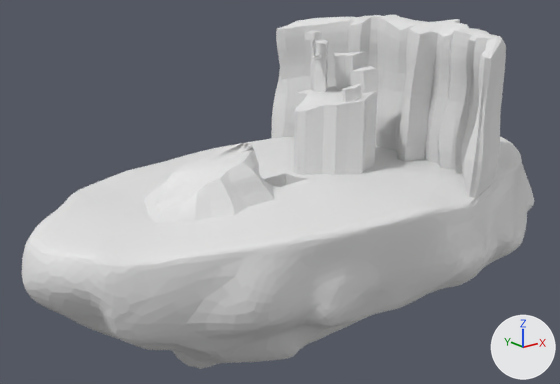
One commit to the FBX model Assets/Models/Islands/Final Island.fbx: the scene before it, then after it.
Camera for both pictures: a camera (50 mm lens) standing at (-133.8, -152.7, 59.0) and looking at (-8.3, 4.2, -3.7). Every picture has the same lights, and +X, +Y and +Z are marked at lower right. Vertices at the same position are counted once.
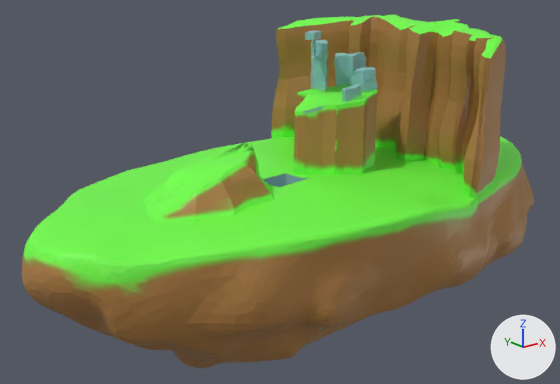
Where the change shows, as pixel boxes (x1, y1, x2, y2) in the pictures (560 x 384 px):
part 1 of me_icosphere, built on: before (311, 41, 378, 93); after (262, 40, 393, 178)
part 2 of me_icosphere, surface changed: (22, 15, 534, 369) in both
part 3 of me_icosphere, recoloured (white to green): (372, 182, 438, 227) in both

Patch to the scene script:
```diff
--- a/Assets/Models/Islands/Final Island.fbx.py
+++ b/Assets/Models/Islands/Final Island.fbx.py
@@ img_final_challenge_island_jpg @@
+img_final_challenge_island_jpg = load_image('Final Challenge Island.jpg', '../Imagens/Final Challenge Island.jpg', 1024, 1024, 'sRGB')
@@ mat_material @@
+mat_material = principled_material('Material')
+mat_material.texture = img_final_challenge_island_jpg
@@ me_icosphere @@
 # used by ob_icosphere; location = (0.0, 0.0, 0.0)
-me_icosphere.from_pydata(...)  # 8007 vertices, 8016 faces; spans x -81.0..76.0, y -41.0..41.0, z -46.0..41.0
+me_icosphere.from_pydata(...)  # 8677 vertices, 8672 faces; spans x -81.0..76.0, y -41.0..41.0, z -46.0..41.0
+# me_icosphere part 1: 1 vertex moved within x 10.0, y -3.0, z 28.0; 5 vertices removed from x 5.0..18.0, y -8.0..8.0, z 29.0..35.0; 675 vertices added at x -11.0..27.0, y -9.0..13.0, z 2.0..35.0
+# me_icosphere part 2: 7927 kept faces spanning x -81.0..76.0, y -41.0..41.0, z -46.0..41.0 get new texture (UV) coordinates
+# me_icosphere part 3: 7938 faces spanning x -81.0..76.0, y -41.0..41.0, z -46.0..41.0 switch from no material to mat_material (picture img_final_challenge_island_jpg)
```
